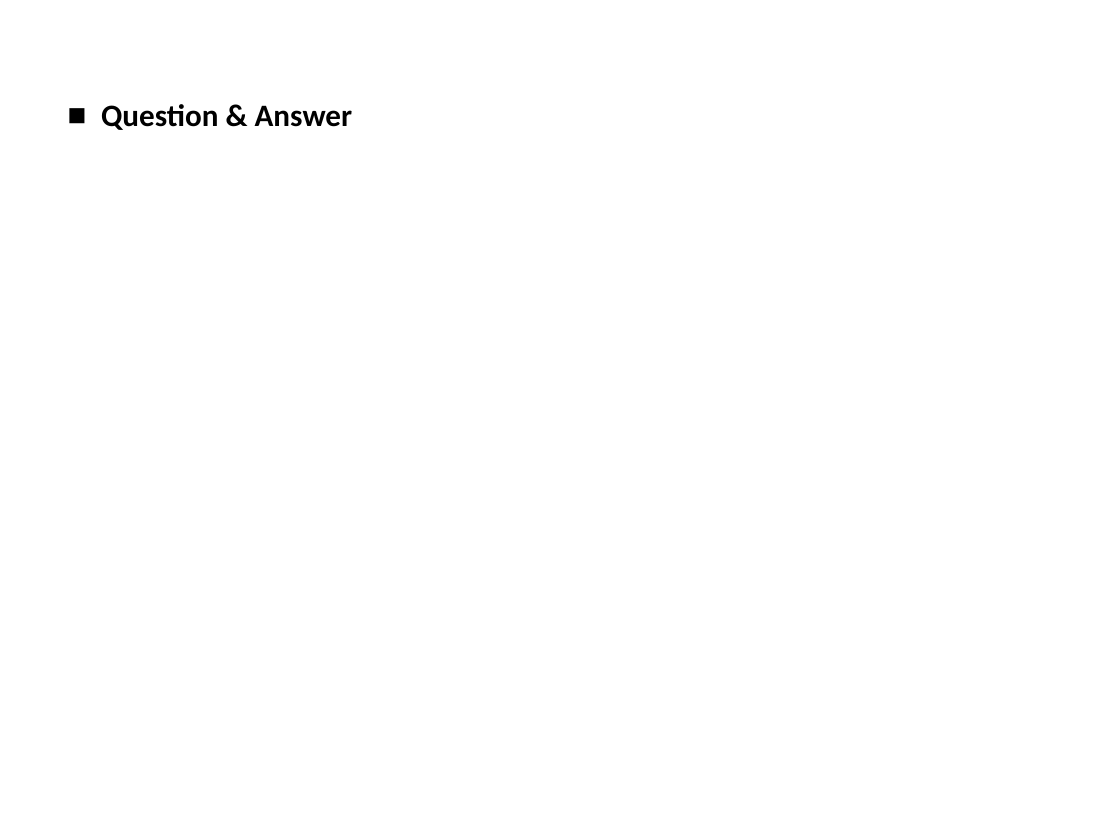
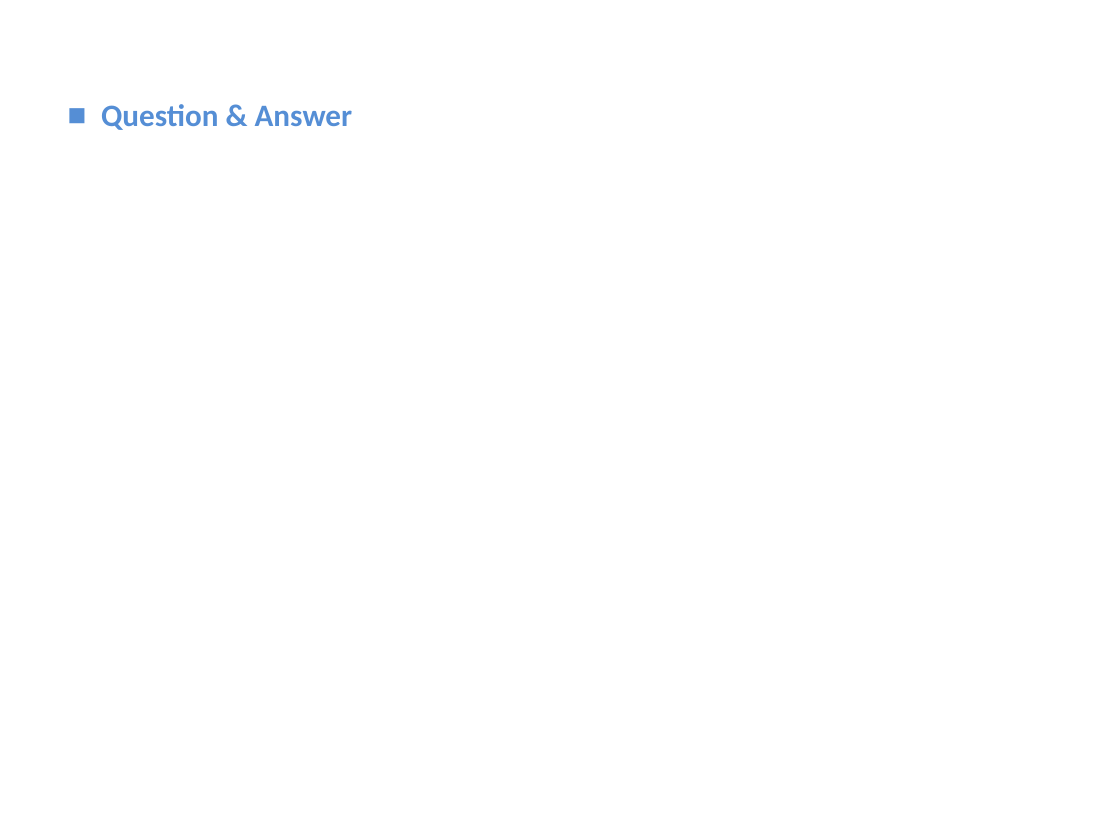
Before and after one commit to vaik/Documents, a slide deck: slide 6 of 我的分享/几种ORM框架原理与移植尝试分享.ppt. Drawn at 1120x840 pixels with LibreOffice and Linux fonts; fonts in the diff are those of the drawing; background and template pictures are left out. Boxes give left, top, right and bottom in pixels: in the first picture for what was removed or moved away, otherwise in the second. Text is boxed around its words. In the diff, an @@ line names an element or a change of style, - is before the commit and + after.

```diff
--- a/我的分享/几种ORM框架原理与移植尝试分享.ppt
+++ b/我的分享/几种ORM框架原理与移植尝试分享.ppt
@@ title "Question & Answer" at (101, 104, 353, 130): text colour #000000 to #558ED5; bullet colour #000000 to #558ED5 @@
```
Also in this commit, not shown: 1 other file.
